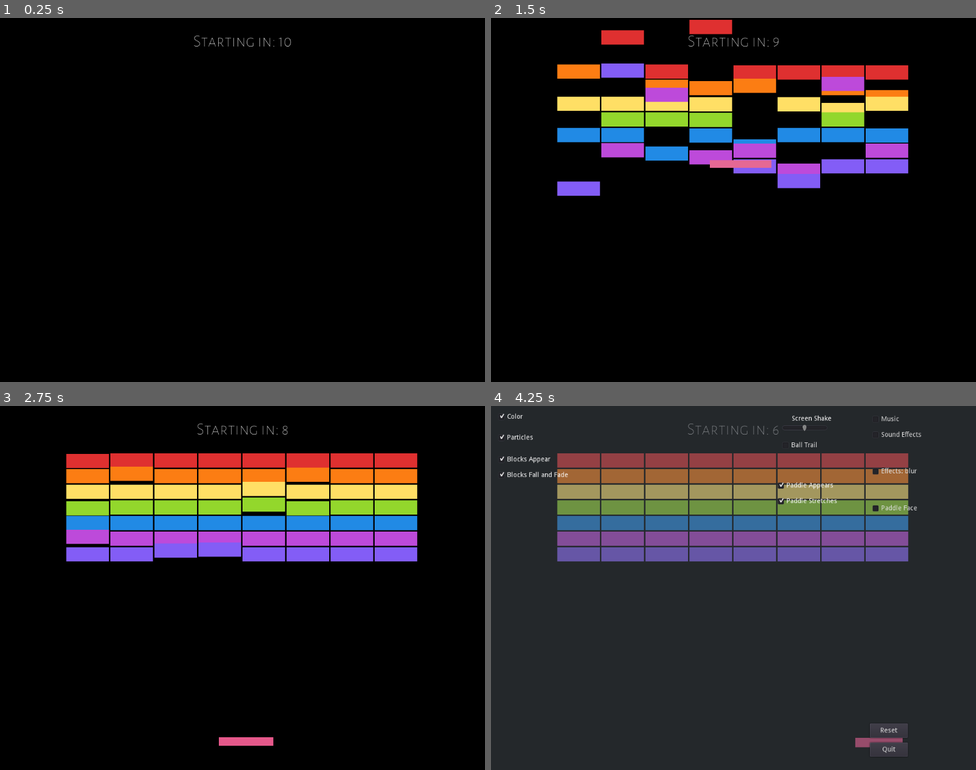
Above: before the commit, frames 1-4 (two rows, left to right).
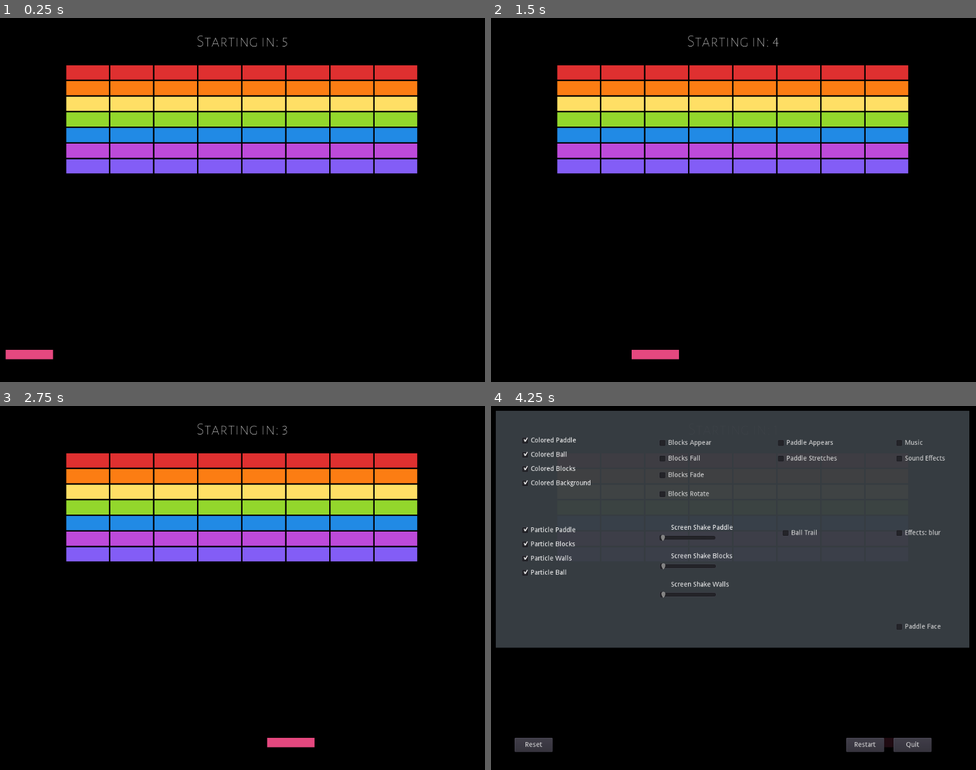
Above: after the commit, the same moments.

Repository: wyemicha/Exercise-03c-Music-and-Sound
Game: Godot game, scene res://Game.tscn
Two runs of this game, one before a commit and one after it. Both use one fixed random seed, a clock stepped at 60 frames per second and the inputs below.
Inputs (mouse positions are in pixels of both pictures, inside the frame that each line leads up to):
- Up to frame 1 (0.25 s): no input
- Up to frame 2 (1.5 s): move the mouse to (840, 181) at 0.52 s; move the mouse to (636, 218) at 1.27 s
- Up to frame 3 (2.75 s): move the mouse to (291, 507) at 2.02 s
- Up to frame 4 (4.25 s): move the mouse to (709, 660) at 2.77 s; move the mouse to (879, 642) at 3.52 s; tap Escape (menu) at 4.15 s

The runs differ from the first frame. In frame 1, 20% of the frame differs, in the area x 1-87%, y 4-94%; in frame 2, 12%; in frame 3, 1.7%; in frame 4, 57%, in the area x 0-100%, y 0-100%.

Commit message:
Initial commit

Diff:
--- a/Background/Background.gd
+++ b/Background/Background.gd
@@ -28,6 +28,5 @@
 
 func _on_Timer_timeout():
 	if HUD.color_background:
-		c += 1
-		c %= colors.size()
+		c = wrapi(c+1, 0, colors.size())
 		update_color()
--- a/Ball/Ball.gd
+++ b/Ball/Ball.gd
@@ -9,8 +9,8 @@
 onready var effect_wall = get_node("/root/Game/Effect_Wall")
 onready var effect_brick = get_node("/root/Game/Effect_Brick")
 
-var wall_trauma = 0.005
-var paddle_trauma = 0.008
+var wall_trauma = 0.01
+var paddle_trauma = 0.01
 var brick_trauma = 0.01
 
 func _ready():
@@ -33,10 +33,6 @@
 
 
 
-func screen_shake(amount):
-	if HUD.screen_shake > 0:
-		camera.add_trauma(amount*HUD.screen_shake)
-
 func play_sound(sound):
 	if HUD.audio_effects:
 		sound.play()
@@ -52,13 +48,16 @@
 	var bodies = get_colliding_bodies()
 	for body in bodies:
 		if body.name == "Walls":
-			screen_shake(wall_trauma)
+			if HUD.screen_shake_walls > 0:
+				camera.add_trauma(wall_trauma*HUD.screen_shake_walls)
 			play_sound(effect_wall)
 		if body.name == "Paddle":
-			screen_shake(paddle_trauma)
+			if HUD.screen_shake_paddle > 0:
+				camera.add_trauma(paddle_trauma*HUD.screen_shake_paddle)
 			play_sound(effect_paddle)
 		if body.is_in_group("Brick"):
-			screen_shake(brick_trauma)
+			if HUD.screen_shake_blocks > 0:
+				camera.add_trauma(brick_trauma*HUD.screen_shake_blocks)
 			play_sound(effect_brick)
 
 		if body.has_method("emit_particle"):
--- a/Ball/Ball_Container.gd
+++ b/Ball/Ball_Container.gd
@@ -3,7 +3,7 @@
 onready var Ball = load("res://Ball/Ball.tscn")
 onready var Cdown = get_node("/root/Game/Starting/Countdown")
 onready var timer = get_node("/root/Game/Starting/Timer")
-var countdown = 10
+var countdown = 5
 var c = 0
 
 func _ready():
--- a/Brick/Brick.gd
+++ b/Brick/Brick.gd
@@ -8,6 +8,7 @@
 
 export var appear_speed = 3
 export var fall_speed = 1.0
+export var rotate_speed = 1.0
 
 var dying = false
 
@@ -33,7 +34,7 @@
 	update_color()
 
 func _process(_delta):
-	if dying and not $Particles2D.emitting and not $Tween.is_active() and not $Color_Tween.is_active():
+	if dying and not $Particles2D.emitting and not $Tween.is_active():
 		queue_free()
 
 
@@ -74,6 +75,7 @@
 	var target_color = $Color.color.darkened(0.75)
 	target_color.a = 0
 	var fall_duration = randf()*fall_speed + 1
+	var rotate_amount = (randi() % 1440) - 720
 
 	if HUD.blocks_fall:
 		var target_pos = position
@@ -83,8 +85,13 @@
 	if HUD.blocks_fade:
 		$Tween.interpolate_property($Color, "color", $Color.color, target_color, fall_duration-0.25, Tween.TRANS_EXPO, Tween.EASE_IN)
 		$Tween.start()
-	if not HUD.blocks_fall and not HUD.blocks_fade:
+	if HUD.blocks_rotate:
+		$Tween.interpolate_property(self, "rotation_degrees", rotation_degrees, rotate_amount, fall_duration-0.25, Tween.TRANS_QUINT, Tween.EASE_IN)
+		$Tween.start()
+	if not HUD.blocks_fade and not HUD.blocks_fall and not HUD.blocks_rotate:
 		$Color.color = target_color
+	if not HUD.blocks_rotate:
+		rotation = 0
 
 
 	collision_layer = 0
--- a/Brick/Brick.tscn
+++ b/Brick/Brick.tscn
@@ -45,6 +45,9 @@
 "Brick",
 ]]
 script = ExtResource( 1 )
+__meta__ = {
+"_edit_group_": true
+}
 
 [node name="Particles2D" type="Particles2D" parent="."]
 position = Vector2( 45, 15 )
@@ -56,16 +59,15 @@
 texture = ExtResource( 2 )
 
 [node name="Color" type="ColorRect" parent="."]
-margin_right = 90.0
-margin_bottom = 30.0
+margin_left = -45.0
+margin_top = -15.0
+margin_right = 45.0
+margin_bottom = 15.0
 __meta__ = {
 "_edit_use_anchors_": false
 }
 
 [node name="CollisionShape2D" type="CollisionShape2D" parent="."]
-position = Vector2( 45, 15 )
 shape = SubResource( 8 )
 
 [node name="Tween" type="Tween" parent="."]
-
-[node name="Color_Tween" type="Tween" parent="."]
--- a/Brick/Bricks.gd
+++ b/Brick/Bricks.gd
@@ -17,8 +17,8 @@
 func start_bricks():
 	for c in get_children():
 		c.queue_free()
-	var startx = (VP.x / 2) - (B.x + margin) * (W/2)
-	var starty = top_margin
+	var startx = ((VP.x / 2) - (B.x + margin) * (W/2)) + (B.x/2)
+	var starty = top_margin + (B.y/2)
 	for w in range(W):
 		for h in range(H):
 			var brick = Brick.instance()
--- a/Camera/Camera.gd
+++ b/Camera/Camera.gd
@@ -13,9 +13,6 @@
 var noise_y = 0
 
 func _ready():
-	if !get_node("/root/Game/HUD").visible:
-		current = true
-
 	randomize()
 	noise.seed = randi()
 	noise.period = 4
--- a/Game.tscn
+++ b/Game.tscn
@@ -82,7 +82,7 @@
 flag_disable_z = true
 direction = Vector3( 0, -1, 0 )
 spread = 60.0
-gravity = Vector3( 0, 98, 0 )
+gravity = Vector3( 0, 0, 0 )
 initial_velocity = 450.0
 initial_velocity_random = 0.75
 angular_velocity = 100.0
@@ -160,8 +160,7 @@
 [node name="Face" type="Node2D" parent="Paddle_Container/Paddle"]
 script = ExtResource( 12 )
 
-[node name="Particles2D" type="Particles2D" parent="Paddle_Container"]
-position = Vector2( 507, 700 )
+[node name="Particles2D" type="Particles2D" parent="Paddle_Container/Paddle"]
 emitting = false
 amount = 6
 lifetime = 0.4
--- a/HUD/Global.gd
+++ b/HUD/Global.gd
@@ -1,19 +1,18 @@
 extends Node
 
 onready var HUD = get_node("/root/Game/HUD")
-onready var Camera1 = get_node("/root/Game/Camera")
-onready var Camera2 = get_node("/root/Game/HUD/Camera")
 onready var WE = get_node("/root/Game/WorldEnvironment")
+
+func _ready():
+	pause_mode = Node.PAUSE_MODE_PROCESS
 
 func _process(_delta):
 	if Input.is_action_just_pressed("menu"):
 		if HUD.visible:
+			get_tree().paused = false
 			HUD.hide()
-			Camera2.current = false
-			Camera1.current = true
 			WE.show()
 		else:
+			get_tree().paused = true
 			HUD.show()
-			Camera1.current = false
-			Camera2.current = true
 			WE.hide()
--- a/HUD/HUD.gd
+++ b/HUD/HUD.gd
@@ -10,14 +10,17 @@
 var particle_blocks = false
 var particle_ball = false
 
-var blocks_appear = true
+var blocks_appear = false
 var blocks_fall = false
 var blocks_fade = false
-
-var screen_shake = 50
+var blocks_rotate = false
+
+var screen_shake_paddle = 0
+var screen_shake_blocks = 0
+var screen_shake_walls = 0
 var ball_trail = false
 
-var paddle_appear = true
+var paddle_appear = false
 var paddle_stretch = false
 var paddle_face = false
 
@@ -29,24 +32,88 @@
 
 signal changed
 
+onready var WE = get_node_or_null("/root/Game/WorldEnvironment")
+
 func _ready():
-	$Menu/Blocks/Blocks_Appear.pressed = true
-	$Menu/Blocks/Blocks_Fall_and_Fade.pressed = true
-	$Menu/Paddle/Paddle_Appear.pressed = true
-	$Menu/Paddle/Paddle_Stretch.pressed = true
-	$Menu/Color/Color.pressed = true
-	$Menu/Particles/Particles.pressed = true
-	$Menu/Ball/Screen_Shake.value = screen_shake
+	reset_values()
 
 func reset_values():
-	emit_signal("changed")
+	color_paddle = true
+	color_ball = true
+	color_blocks = true
+	color_background = true
+
+	particle_paddle = true
+	particle_walls = true
+	particle_blocks = true
+	particle_ball = true
+
+	blocks_appear = false
+	blocks_fall = false
+	blocks_fade = false
+	blocks_rotate = false
+
+	screen_shake_paddle = 0
+	screen_shake_blocks = 0
+	screen_shake_walls = 0
+	ball_trail = false
+
+	paddle_appear = false
+	paddle_stretch = false
+	paddle_face = false
+
+	audio_music = false
+	audio_effects = false
+
+	effects_blur = false
+	emit_signal("changed")
+	set_UI()
+
+func set_UI():
+	$Menu/Color/Color_Paddle.pressed = color_paddle
+	$Menu/Color/Color_Ball.pressed = color_ball
+	$Menu/Color/Color_Blocks.pressed = color_blocks
+	$Menu/Color/Color_Background.pressed = color_background
+
+	$Menu/Particles/Particle_Paddle.pressed = particle_paddle
+	$Menu/Particles/Particle_Blocks.pressed = particle_blocks
+	$Menu/Particles/Particle_Walls.pressed = particle_walls
+	$Menu/Particles/Particle_Ball.pressed = particle_ball
+
+	$Menu/Blocks/Blocks_Appear.pressed = blocks_appear
+	$Menu/Blocks/Blocks_Fall.pressed = blocks_fall
+	$Menu/Blocks/Blocks_Fade.pressed = blocks_fade
+	$Menu/Blocks/Blocks_Rotate.pressed = blocks_rotate
+
+	$Menu/Ball/Ball_Trail.pressed = ball_trail
+
+	$Menu/Paddle/Paddle_Appear.pressed = paddle_appear
+	$Menu/Paddle/Paddle_Stretch.pressed = paddle_stretch
+
+	$Menu/Screen_Shake/Screen_Shake_Paddle.value = screen_shake_paddle
+	$Menu/Screen_Shake/Screen_Shake_Blocks.value = screen_shake_blocks
+	$Menu/Screen_Shake/Screen_Shake_Walls.value = screen_shake_walls
+
+	$Menu/Audio/Audio_music.pressed = audio_music
+	$Menu/Audio/Audio_effects.pressed = audio_effects
+
+	$Menu/Effects/Effects_blur.pressed = audio_music
+
+	$Menu/Face/Paddle_Face.pressed = paddle_face
 
 
 func _on_Reset_pressed():
+	reset_values()
+
+
+func _on_Restart_pressed():
 	get_node("/root/Game/Bricks").start_bricks()
 	get_node("/root/Game/Ball_Container").start_ball()
 	get_node("/root/Game/Paddle_Container/Paddle").start_paddle()
-	reset_values()
+	get_tree().paused = false
+	if WE != null:
+		WE.show()
+	hide()
 
 
 func _on_Quit_pressed():
@@ -54,37 +121,11 @@
 
 
 
-func _on_Color_toggled(button_pressed):
-	color_paddle = button_pressed
-	color_ball = button_pressed
-	color_blocks = button_pressed
-	color_background = button_pressed
-	emit_signal("changed")
-
-
-
-func _on_Particles_toggled(button_pressed):
-	particle_paddle = button_pressed
-	particle_walls = button_pressed
-	particle_blocks = button_pressed
-	particle_ball = button_pressed
-	emit_signal("changed")
-
 
 func _on_Blocks_Appear_toggled(button_pressed):
 	blocks_appear = button_pressed
 	emit_signal("changed")
 
-func _on_Blocks_Fall_and_Fade_toggled(button_pressed):
-	blocks_fall = button_pressed
-	blocks_fade = button_pressed
-	emit_signal("changed")
-
-
-
-func _on_Screen_Shake_value_changed(value):
-	screen_shake = value
-	emit_signal("changed")
 
 func _on_Ball_Trail_toggled(button_pressed):
 	ball_trail = button_pressed
@@ -121,3 +162,72 @@
 func _on_Effects_blur_toggled(button_pressed):
 	effects_blur = button_pressed
 	emit_signal("changed")
+
+
+func _on_Color_Paddle_toggled(button_pressed):
+	color_paddle = button_pressed
+	emit_signal("changed")
+
+
+func _on_Color_Ball_toggled(button_pressed):
+	color_ball = button_pressed
+	emit_signal("changed")
+
+
+func _on_Color_Blocks_toggled(button_pressed):
+	color_blocks = button_pressed
+	emit_signal("changed")
+
+
+func _on_Color_Background_toggled(button_pressed):
+	color_background = button_pressed
+	emit_signal("changed")
+
+
+func _on_Particle_Paddle_toggled(button_pressed):
+	particle_paddle = button_pressed
+	emit_signal("changed")
+
+
+func _on_Particle_Blocks_toggled(button_pressed):
+	particle_blocks = button_pressed
+	emit_signal("changed")
+
+
+func _on_Particle_Walls_toggled(button_pressed):
+	particle_walls = button_pressed
+	emit_signal("changed")
+
+
+func _on_Particle_Ball_toggled(button_pressed):
+	particle_ball = button_pressed
+	emit_signal("changed")
+
+
+func _on_Blocks_Fall_toggled(button_pressed):
+	blocks_fall = button_pressed
+	emit_signal("changed")
+
+
+func _on_Blocks_Fade_toggled(button_pressed):
+	blocks_fade = button_pressed
+	emit_signal("changed")
+
+func _on_Blocks_Rotate_toggled(button_pressed):
+	blocks_rotate = button_pressed
+	emit_signal("changed")
+
+
+func _on_Screen_Shake_Paddle_value_changed(value):
+	screen_shake_paddle = value
+	emit_signal("changed")
+
+
+func _on_Screen_Shake_Blocks_value_changed(value):
+	screen_shake_blocks = value
+	emit_signal("changed")
+
+
+func _on_Screen_Shake_Walls_value_changed(value):
+	screen_shake_walls = value
+	emit_signal("changed")
--- a/HUD/HUD.tscn
+++ b/HUD/HUD.tscn
@@ -11,19 +11,31 @@
 "_edit_use_anchors_": false
 }
 
-[node name="Menu" type="Control" parent="."]
-margin_right = 40.0
-margin_bottom = 40.0
-__meta__ = {
-"_edit_use_anchors_": false
-}
-
-[node name="Background" type="ColorRect" parent="Menu"]
+[node name="Background" type="ColorRect" parent="."]
 margin_left = -10.0
 margin_top = -10.0
 margin_right = 1035.0
 margin_bottom = 778.0
-color = Color( 0.286275, 0.313726, 0.341176, 0.501961 )
+color = Color( 0, 0, 0, 0.862745 )
+__meta__ = {
+"_edit_use_anchors_": false
+}
+
+[node name="Menu_Background" type="ColorRect" parent="."]
+margin_left = 10.0
+margin_top = 10.0
+margin_right = 1010.0
+margin_bottom = 510.0
+color = Color( 0.286275, 0.313726, 0.341176, 0.752941 )
+__meta__ = {
+"_edit_use_anchors_": false
+}
+
+[node name="Menu" type="Control" parent="."]
+margin_left = 50.0
+margin_top = 50.0
+margin_right = 90.0
+margin_bottom = 90.0
 __meta__ = {
 "_edit_use_anchors_": false
 }
@@ -38,35 +50,89 @@
 "_edit_use_anchors_": false
 }
 
-[node name="Color" type="CheckBox" parent="Menu/Color"]
+[node name="Color_Paddle" type="CheckBox" parent="Menu/Color"]
 margin_right = 126.419
 margin_bottom = 26.4193
-text = "Color"
+text = "Colored Paddle"
+__meta__ = {
+"_edit_use_anchors_": false
+}
+
+[node name="Color_Ball" type="CheckBox" parent="Menu/Color"]
+margin_top = 30.0
+margin_right = 126.419
+margin_bottom = 56.4193
+text = "Colored Ball"
+__meta__ = {
+"_edit_use_anchors_": false
+}
+
+[node name="Color_Blocks" type="CheckBox" parent="Menu/Color"]
+margin_top = 60.0
+margin_right = 126.419
+margin_bottom = 86.4193
+text = "Colored Blocks"
+__meta__ = {
+"_edit_use_anchors_": false
+}
+
+[node name="Color_Background" type="CheckBox" parent="Menu/Color"]
+margin_top = 90.0
+margin_right = 155.0
+margin_bottom = 116.419
+text = "Colored Background"
 __meta__ = {
 "_edit_use_anchors_": false
 }
 
 [node name="Particles" type="Control" parent="Menu"]
 margin_left = 10.0
-margin_top = 55.0
+margin_top = 200.0
 margin_right = 10.0
-margin_bottom = 55.0
-__meta__ = {
-"_edit_group_": true,
-"_edit_use_anchors_": false
-}
-
-[node name="Particles" type="CheckBox" parent="Menu/Particles"]
-text = "Particles"
+margin_bottom = 200.0
+__meta__ = {
+"_edit_group_": true,
+"_edit_use_anchors_": false
+}
+
+[node name="Particle_Paddle" type="CheckBox" parent="Menu/Particles"]
+text = "Particle Paddle"
+__meta__ = {
+"_edit_use_anchors_": false
+}
+
+[node name="Particle_Blocks" type="CheckBox" parent="Menu/Particles"]
+margin_top = 30.0
+margin_right = 122.0
+margin_bottom = 54.0
+text = "Particle Blocks"
+__meta__ = {
+"_edit_use_anchors_": false
+}
+
+[node name="Particle_Walls" type="CheckBox" parent="Menu/Particles"]
+margin_top = 60.0
+margin_right = 115.0
+margin_bottom = 84.0
+text = "Particle Walls"
+__meta__ = {
+"_edit_use_anchors_": false
+}
+
+[node name="Particle_Ball" type="CheckBox" parent="Menu/Particles"]
+margin_top = 90.0
+margin_right = 115.0
+margin_bottom = 114.0
+text = "Particle Ball"
 __meta__ = {
 "_edit_use_anchors_": false
 }
 
 [node name="Blocks" type="Control" parent="Menu"]
-margin_left = 10.0
-margin_top = 95.0
-margin_right = 10.0
-margin_bottom = 95.0
+margin_left = 300.0
+margin_top = 10.0
+margin_right = 300.0
+margin_bottom = 10.0
 __meta__ = {
 "_edit_group_": true,
 "_edit_use_anchors_": false
@@ -80,58 +146,122 @@
 "_edit_use_anchors_": false
 }
 
-[node name="Blocks_Fall_and_Fade" type="CheckBox" parent="Menu/Blocks"]
+[node name="Blocks_Fall" type="CheckBox" parent="Menu/Blocks"]
 margin_top = 35.0
 margin_right = 134.0
 margin_bottom = 67.0
-text = "Blocks Fall and Fade"
+text = "Blocks Fall"
+__meta__ = {
+"_edit_use_anchors_": false
+}
+
+[node name="Blocks_Fade" type="CheckBox" parent="Menu/Blocks"]
+margin_top = 70.0
+margin_right = 157.0
+margin_bottom = 102.0
+text = "Blocks Fade"
+__meta__ = {
+"_edit_use_anchors_": false
+}
+
+[node name="Blocks_Rotate" type="CheckBox" parent="Menu/Blocks"]
+margin_top = 110.0
+margin_right = 157.0
+margin_bottom = 142.0
+text = "Blocks Rotate"
+__meta__ = {
+"_edit_use_anchors_": false
+}
+
+[node name="Screen_Shake" type="Control" parent="Menu"]
+margin_left = 300.0
+margin_top = 200.0
+margin_right = 340.0
+margin_bottom = 240.0
+__meta__ = {
+"_edit_use_anchors_": false
+}
+
+[node name="Screen_Shake_Paddle_Label" type="Label" parent="Menu/Screen_Shake"]
+margin_left = 30.0
+margin_right = 119.0
+margin_bottom = 14.0
+text = "Screen Shake Paddle"
+__meta__ = {
+"_edit_use_anchors_": false
+}
+
+[node name="Screen_Shake_Paddle" type="HSlider" parent="Menu/Screen_Shake"]
+margin_left = 5.0
+margin_top = 20.0
+margin_right = 125.0
+margin_bottom = 36.0
+__meta__ = {
+"_edit_use_anchors_": false
+}
+
+[node name="Screen_Shake_Blocks_Label" type="Label" parent="Menu/Screen_Shake"]
+margin_left = 30.0
+margin_top = 60.0
+margin_right = 161.0
+margin_bottom = 74.0
+text = "Screen Shake Blocks"
+__meta__ = {
+"_edit_use_anchors_": false
+}
+
+[node name="Screen_Shake_Blocks" type="HSlider" parent="Menu/Screen_Shake"]
+margin_left = 5.5
+margin_top = 80.0
+margin_right = 125.5
+margin_bottom = 96.0
+__meta__ = {
+"_edit_use_anchors_": false
+}
+
+[node name="Screen_Shake_Walls_Label" type="Label" parent="Menu/Screen_Shake"]
+margin_left = 30.0
+margin_top = 120.0
+margin_right = 161.0
+margin_bottom = 151.0
+text = "Screen Shake Walls"
+__meta__ = {
+"_edit_use_anchors_": false
+}
+
+[node name="Screen_Shake_Walls" type="HSlider" parent="Menu/Screen_Shake"]
+margin_left = 5.5
+margin_top = 140.0
+margin_right = 125.5
+margin_bottom = 156.0
 __meta__ = {
 "_edit_use_anchors_": false
 }
 
 [node name="Ball" type="Control" parent="Menu"]
-margin_left = 600.0
-margin_top = 20.0
-margin_right = 600.0
-margin_bottom = 20.0
-__meta__ = {
-"_edit_group_": true,
-"_edit_use_anchors_": false
-}
-
-[node name="Screen_Shake" type="HSlider" parent="Menu/Ball"]
-margin_left = 15.0
-margin_top = 18.0
-margin_right = 110.0
-margin_bottom = 26.0
-__meta__ = {
-"_edit_use_anchors_": false
-}
-
-[node name="Screen_Shake_Label" type="Label" parent="Menu/Ball"]
-margin_left = 35.0
-margin_right = 124.0
-margin_bottom = 14.0
-text = "Screen Shake"
-__meta__ = {
+margin_left = 550.0
+margin_top = 200.0
+margin_right = 550.0
+margin_bottom = 200.0
+__meta__ = {
+"_edit_group_": true,
 "_edit_use_anchors_": false
 }
 
 [node name="Ball_Trail" type="CheckBox" parent="Menu/Ball"]
 margin_left = 10.0
-margin_top = 45.0
 margin_right = 146.419
-margin_bottom = 81.4193
+margin_bottom = 36.4193
 text = "Ball Trail"
 __meta__ = {
 "_edit_use_anchors_": false
 }
 
 [node name="Paddle" type="Control" parent="Menu"]
-margin_left = 600.0
-margin_top = 150.0
-margin_right = 600.0
-margin_bottom = 150.0
+margin_left = 550.0
+margin_top = 10.0
+margin_right = 550.0
+margin_bottom = 10.0
 __meta__ = {
 "_edit_group_": true,
 "_edit_use_anchors_": false
@@ -183,9 +313,9 @@
 
 [node name="Effects" type="Control" parent="Menu"]
 margin_left = 800.0
-margin_top = 120.0
+margin_top = 200.0
 margin_right = 800.0
-margin_bottom = 120.0
+margin_bottom = 200.0
 __meta__ = {
 "_edit_group_": true,
 "_edit_use_anchors_": false
@@ -201,9 +331,9 @@
 
 [node name="Face" type="Control" parent="Menu"]
 margin_left = 800.0
-margin_top = 200.0
+margin_top = 400.0
 margin_right = 840.0
-margin_bottom = 240.0
+margin_bottom = 440.0
 __meta__ = {
 "_edit_group_": true,
 "_edit_use_anchors_": false
@@ -218,29 +348,45 @@
 }
 
 [node name="Reset" type="Button" parent="Menu"]
-margin_left = 800.0
-margin_top = 670.0
-margin_right = 880.0
-margin_bottom = 700.0
+margin_top = 650.0
+margin_right = 80.0
+margin_bottom = 680.0
 text = "Reset"
+__meta__ = {
+"_edit_use_anchors_": false
+}
+
+[node name="Restart" type="Button" parent="Menu"]
+margin_left = 700.0
+margin_top = 650.0
+margin_right = 780.0
+margin_bottom = 680.0
+text = "Restart"
 __meta__ = {
 "_edit_use_anchors_": false
 }
 
 [node name="Quit" type="Button" parent="Menu"]
 margin_left = 800.0
-margin_top = 710.0
+margin_top = 650.0
 margin_right = 880.0
-margin_bottom = 740.0
+margin_bottom = 680.0
 text = "Quit"
-
-[node name="Camera" type="Camera2D" parent="."]
-position = Vector2( 512, 384 )
-[connection signal="toggled" from="Menu/Color/Color" to="." method="_on_Color_toggled"]
-[connection signal="toggled" from="Menu/Particles/Particles" to="." method="_on_Particles_toggled"]
+[connection signal="toggled" from="Menu/Color/Color_Paddle" to="." method="_on_Color_Paddle_toggled"]
+[connection signal="toggled" from="Menu/Color/Color_Ball" to="." method="_on_Color_Ball_toggled"]
+[connection signal="toggled" from="Menu/Color/Color_Blocks" to="." method="_on_Color_Blocks_toggled"]
+[connection signal="toggled" from="Menu/Color/Color_Background" to="." method="_on_Color_Background_toggled"]
+[connection signal="toggled" from="Menu/Particles/Particle_Paddle" to="." method="_on_Particle_Paddle_toggled"]
+[connection signal="toggled" from="Menu/Particles/Particle_Blocks" to="." method="_on_Particle_Blocks_toggled"]
+[connection signal="toggled" from="Menu/Particles/Particle_Walls" to="." method="_on_Particle_Walls_toggled"]
+[connection signal="toggled" from="Menu/Particles/Particle_Ball" to="." method="_on_Particle_Ball_toggled"]
 [connection signal="toggled" from="Menu/Blocks/Blocks_Appear" to="." method="_on_Blocks_Appear_toggled"]
-[connection signal="toggled" from="Menu/Blocks/Blocks_Fall_and_Fade" to="." method="_on_Blocks_Fall_and_Fade_toggled"]
-[connection signal="value_changed" from="Menu/Ball/Screen_Shake" to="." method="_on_Screen_Shake_value_changed"]
+[connection signal="toggled" from="Menu/Blocks/Blocks_Fall" to="." method="_on_Blocks_Fall_toggled"]
+[connection signal="toggled" from="Menu/Blocks/Blocks_Fade" to="." method="_on_Blocks_Fade_toggled"]
+[connection signal="toggled" from="Menu/Blocks/Blocks_Rotate" to="." method="_on_Blocks_Rotate_toggled"]
+[connection signal="value_changed" from="Menu/Screen_Shake/Screen_Shake_Paddle" to="." method="_on_Screen_Shake_Paddle_value_changed"]
+[connection signal="value_changed" from="Menu/Screen_Shake/Screen_Shake_Blocks" to="." method="_on_Screen_Shake_Blocks_value_changed"]
+[connection signal="value_changed" from="Menu/Screen_Shake/Screen_Shake_Walls" to="." method="_on_Screen_Shake_Walls_value_changed"]
 [connection signal="toggled" from="Menu/Ball/Ball_Trail" to="." method="_on_Ball_Trail_toggled"]
 [connection signal="toggled" from="Menu/Paddle/Paddle_Appear" to="." method="_on_Paddle_Appear_toggled"]
 [connection signal="toggled" from="Menu/Paddle/Paddle_Stretch" to="." method="_on_Paddle_Stretch_toggled"]
@@ -249,4 +395,5 @@
 [connection signal="toggled" from="Menu/Effects/Effects_blur" to="." method="_on_Effects_blur_toggled"]
 [connection signal="toggled" from="Menu/Face/Paddle_Face" to="." method="_on_Paddle_Face_toggled"]
 [connection signal="pressed" from="Menu/Reset" to="." method="_on_Reset_pressed"]
+[connection signal="pressed" from="Menu/Restart" to="." method="_on_Restart_pressed"]
 [connection signal="pressed" from="Menu/Quit" to="." method="_on_Quit_pressed"]
